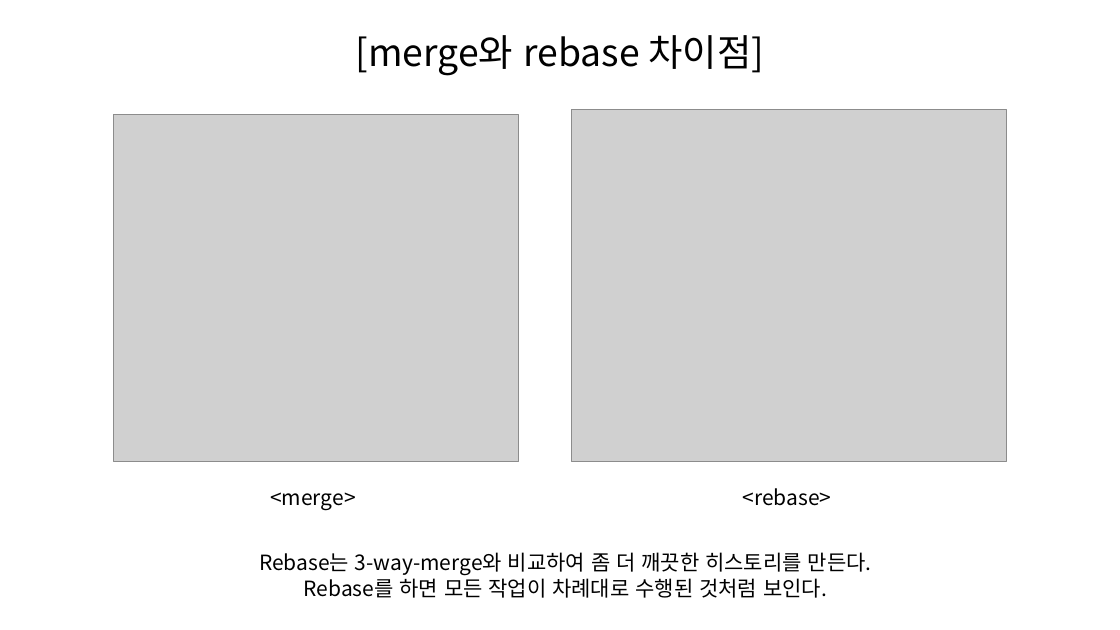
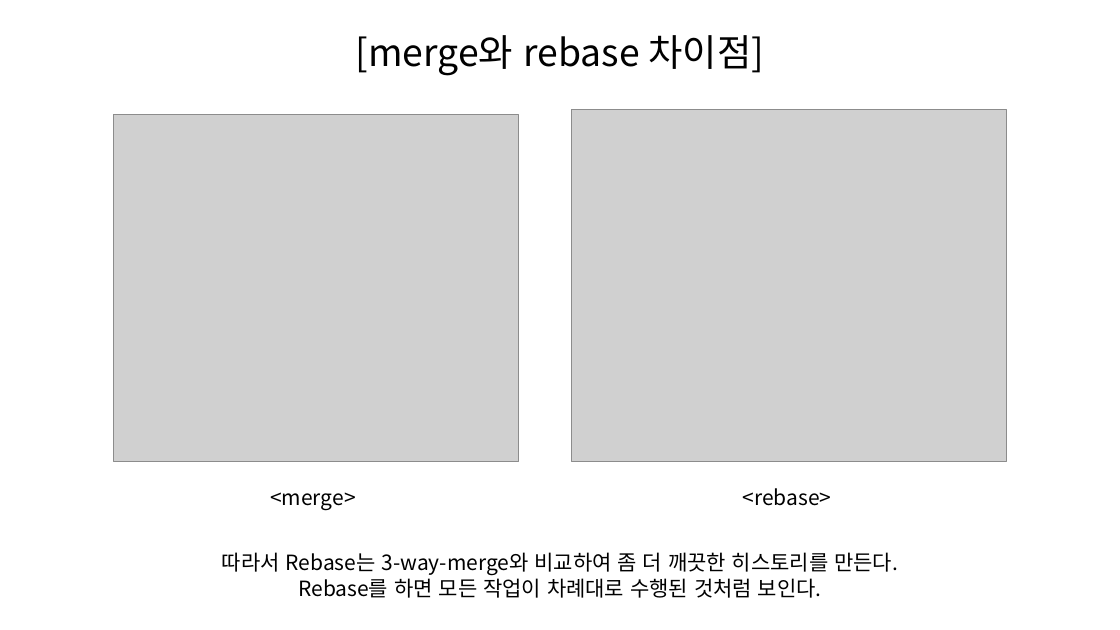
Before and after one commit to SeungHeeNoh/study_well, a slide deck: slide 20 of docs/9. rebase.pptx (slide 19 before the commit). Drawn at 1120x630 pixels with LibreOffice and Linux fonts; fonts in the diff are those of the drawing; grey boxes stand for pictures. Boxes give left, top, right and bottom in pixels: in the first picture for what was removed or moved away, otherwise in the second. Text is boxed around its words. In the diff, an @@ line names an element or a change of style, - is before the commit and + after.

```diff
--- a/docs/9. rebase.pptx
+++ b/docs/9. rebase.pptx
@@ text "따라서 Rebase는 3-way-merge와 비교하여 좀 ...": place and size @@
-text "따라서 Rebase는 3-way-merge와 비교하여 좀 ..." at [259,552,872,598]
+text "따라서 Rebase는 3-way-merge와 비교하여 좀 ..." at [222,552,898,598]
@@ text at [222,552,898,576]: text changed @@
-Rebase는 3-way-merge와 비교하여 좀 더 깨끗한 히스토리를 만든다.
+따라서 Rebase는 3-way-merge와 비교하여 좀 더 깨끗한 히스토리를 만든다.
```
Also in this commit, not shown: 3 other slides changed, 2 slides added.
